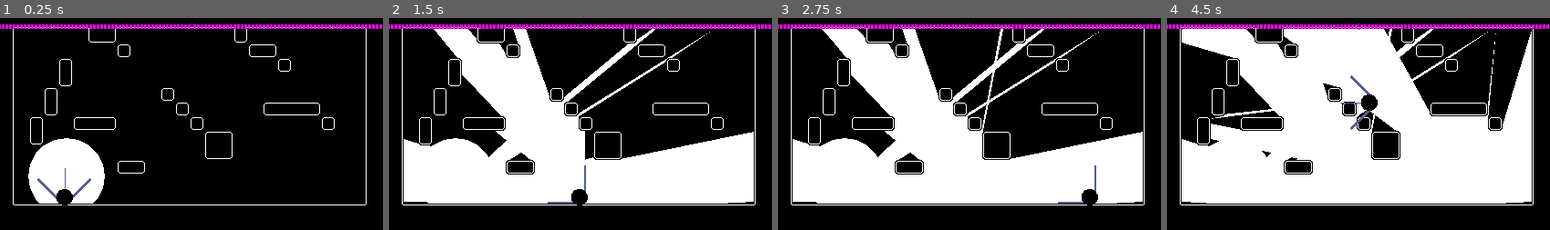
Above: before the commit, frames 1-4 (left to right).
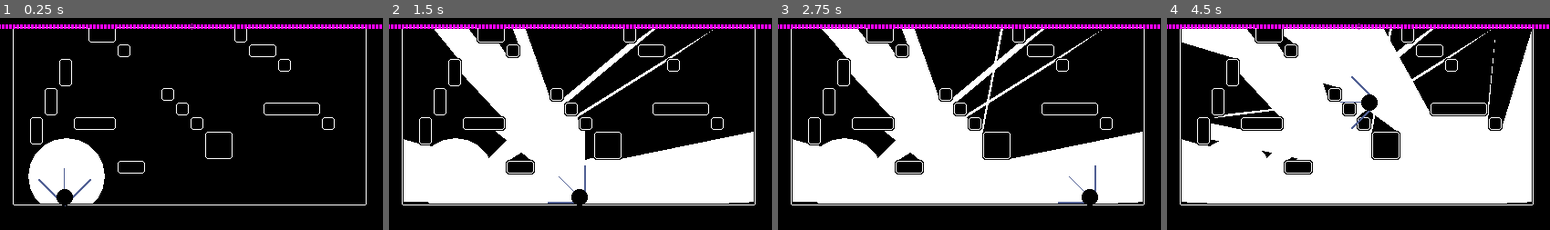
Above: after the commit, the same moments.

Repository: KingOfSpadesJFK/bhleg
Game: Godot game, scene res://levels/test_level.tscn
Two runs of this game, one before a commit and one after it. Both use one fixed random seed, a clock stepped at 60 frames per second and the inputs below.
Inputs (mouse positions are in pixels of both pictures, inside the frame that each line leads up to):
- Up to frame 1 (0.25 s): no input
- Up to frame 2 (1.5 s): tap Enter at 0.5 s; move the mouse to (664, 113) at 0.52 s; press the mouse at (664, 113) at 0.53 s; hold D (player_right) 0.53-1.25 s; tap Space (player_jump) at 0.77 s; release the mouse at (664, 113) at 1.25 s; drag from (503, 134) to (561, 166) at 1.27 s
- Up to frame 3 (2.75 s): tap Space (player_jump) at 2 s; move the mouse to (1007, 75) at 2.02 s; press the mouse at (1007, 75) at 2.03 s; hold D (player_right) from 2.03 s (still down)
- Up to frame 4 (4.5 s): release D (player_right) at 2.75 s; release the mouse at (1396, 75) at 2.75 s; drag from (1339, 166) to (1243, 90) at 2.77 s; tap Enter at 3.5 s; move the mouse to (1473, 155) at 3.52 s; press the mouse at (1473, 155) at 3.53 s; hold A (player_left) 3.53-4.25 s; tap Space (player_jump) at 3.77 s; release the mouse at (1473, 155) at 4.25 s; drag from (1243, 90) to (1301, 68) at 4.27 s

The runs differ from the first frame. In frame 1, 0.1% of the frame differs, in the area x 7-28%, y 57-89%; in frame 2, 0.2%; in frame 3, 0.2%; in frame 4, 0.3%, in the area x 3-95%, y 5-88%.

Commit message:
lil key things

Diff:
--- a/levels/s1.tscn
+++ b/levels/s1.tscn
@@ -1,9 +1,10 @@
-[gd_scene load_steps=7 format=3 uid="uid://dbt75gicu8akh"]
+[gd_scene load_steps=8 format=3 uid="uid://dbt75gicu8akh"]
 
 [ext_resource type="PackedScene" uid="uid://cy4oa4aji2qxu" path="res://scenes/player.tscn" id="1_c205g"]
 [ext_resource type="Script" path="res://scripts/shadow_body.gd" id="2_5dcd2"]
 [ext_resource type="TileSet" uid="uid://du3n7xwnm051j" path="res://assets/tileset.tres" id="3_ufcio"]
 [ext_resource type="Script" path="res://scripts/hud.gd" id="4_0mw62"]
+[ext_resource type="PackedScene" uid="uid://ckcyg1axbshy1" path="res://scenes/objects/key.tscn" id="4_gorjn"]
 [ext_resource type="Script" path="res://scripts/cell_container.gd" id="5_u5hsi"]
 
 [sub_resource type="CircleShape2D" id="CircleShape2D_j7rlh"]
@@ -24,6 +25,7 @@
 position = Vector2(71, 179)
 collision_layer = 2
 collision_mask = 5
+floor_snap_length = 10.0
 shadow_body = NodePath("../StaticBody2D")
 red_cells = 3
 cyan_cells = 3
@@ -48,6 +50,9 @@
 tile_set = ExtResource("3_ufcio")
 format = 2
 layer_0/tile_data = PackedInt32Array(1048583, 65536, 2, 983047, 65536, 1, 917511, 65536, 1, 851975, 65536, 0, 1048582,  …(5979 unchanged characters)…
+
+[node name="Key" parent="." instance=ExtResource("4_gorjn")]
+position = Vector2(152, 40)
 
 [node name="CanvasLayer" type="CanvasLayer" parent="."]
 
--- a/project.godot
+++ b/project.godot
@@ -70,4 +70,3 @@
 renderer/rendering_method="gl_compatibility"
 renderer/rendering_method.mobile="gl_compatibility"
 2d/snap/snap_2d_transforms_to_pixel=true
-2d/snap/snap_2d_vertices_to_pixel=true
--- a/scenes/objects/key.gd
+++ b/scenes/objects/key.gd
@@ -5,4 +5,5 @@
 
 func _on_collectible_collected():
 	unlocked.emit()
+	queue_free()
 	pass # Replace with function body.
--- a/scenes/objects/key.tscn
+++ b/scenes/objects/key.tscn
@@ -148,6 +148,8 @@
 script = ExtResource("3_psnef")
 
 [node name="Area2D" type="Area2D" parent="Collectible"]
+collision_layer = 4
+collision_mask = 2
 
 [node name="CollisionShape2D" type="CollisionShape2D" parent="Collectible/Area2D"]
 shape = SubResource("CircleShape2D_08y6v")
--- a/shaders/key.gdshader
+++ b/shaders/key.gdshader
@@ -40,6 +40,11 @@
 	return false;
 }
 
+float hard_step(float f) {
+	f = round(f*16.0) / 16.0;
+	return f;
+}
+
 void fragment() {
 	vec2 uv = SCREEN_UV;
 
@@ -62,7 +67,12 @@
 			base_color = textureLod(screen_texture, uv, 0.0);
 		}
 	} else {
+		float off = 0.875;
+		float factor = 0.25;
+		vec2 pp = SCREEN_UV / SCREEN_PIXEL_SIZE / 8.0f;
+		float t = TIME + (pp.x + round(pp.y*2.0)/2.0) * 1.0;
 		base_color = textureLod(screen_texture, uv, 0.0);
+		base_color *= vec4(hard_step((sin(t)*factor)+off), hard_step((sin(t+PI/3.0)*factor)+off), hard_step((sin(t+2.0*PI/3.0)*factor)+off), 1);
 	}
 
 	if ((base_color.a > 0.0) == inside && hasContraryNeighbour(uv, SCREEN_PIXEL_SIZE, screen_texture)) {
